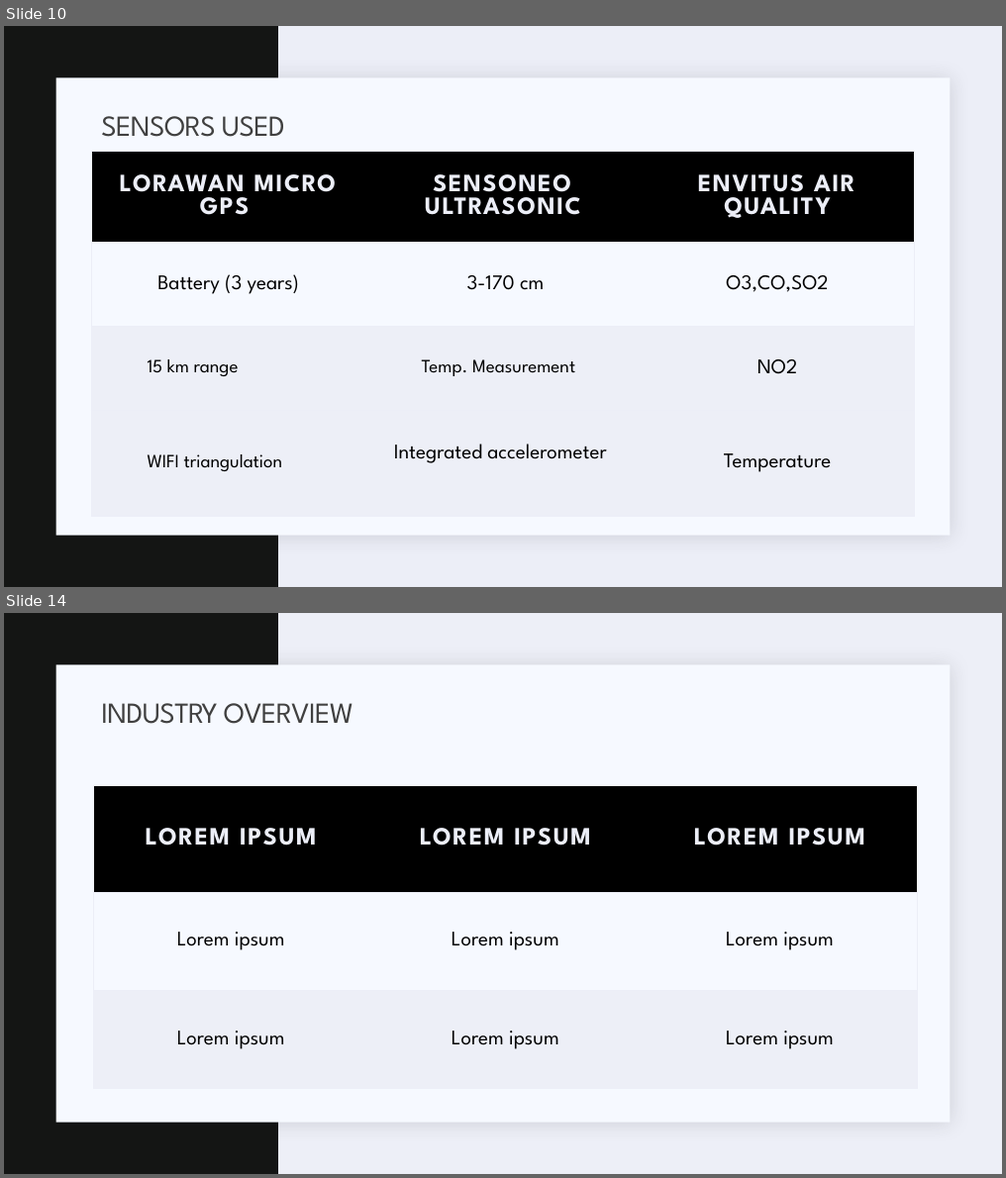
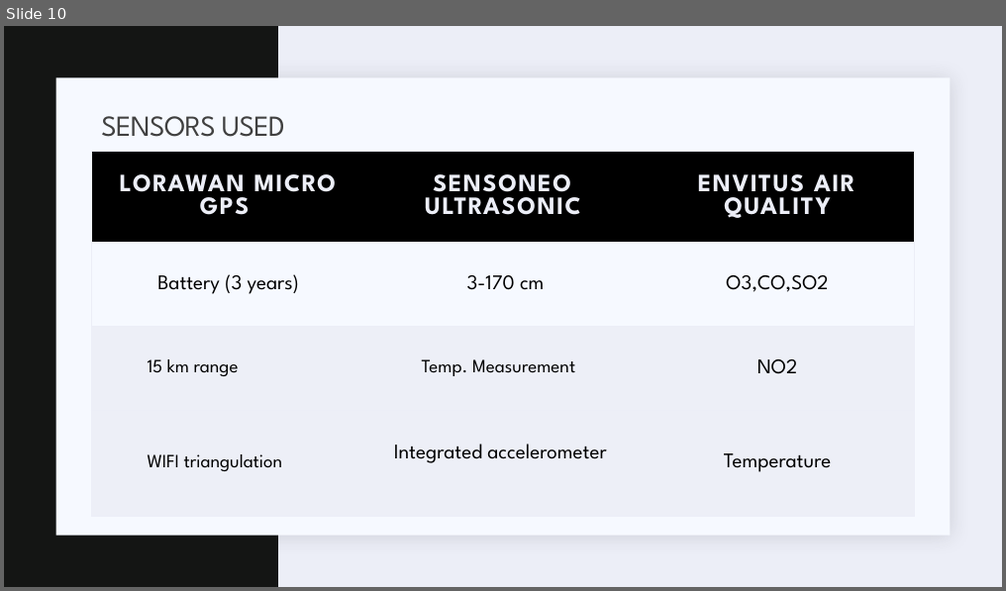
Before and after one commit to marios-stam/Project_IOT, a slide deck: Powerpoints/First Presentation/Waste-management-Final.pptx. Shown one above the other, each under a label of ours: slides 10 and 14 before the commit, slide 10 after it; the slides between them are not shown. The pictures are 1006x1178 and 1006x591 pixels, drawn with LibreOffice and Linux fonts; fonts in the diff are those of the drawing. Boxes give left, top, right and bottom in pixels: in the first picture for what was removed or moved away, otherwise in the second. Text is boxed around its words. In the diff, an @@ line names an element or a change of style, - is before the commit and + after.

```diff
--- a/Powerpoints/First Presentation/Waste-management-Final.pptx
+++ b/Powerpoints/First Presentation/Waste-management-Final.pptx
@@ slide 14 removed at [4, 613, 1002, 1174], background #EDEFF7; not listed: 2 template elements that a slide beside it also shows @@
@@ title removed at [101, 703, 353, 724] @@
-INDUSTRY OVERVIEW
@@ table removed at [94, 786, 918, 1089], 3 rows, 3 columns @@
-LOREM IPSUM | LOREM IPSUM | LOREM IPSUM
-Lorem ipsum | Lorem ipsum | Lorem ipsum
-Lorem ipsum | Lorem ipsum | Lorem ipsum
```
Also in this commit, not shown: 1 slide changed, 1 slide added, 13 other slides removed.
